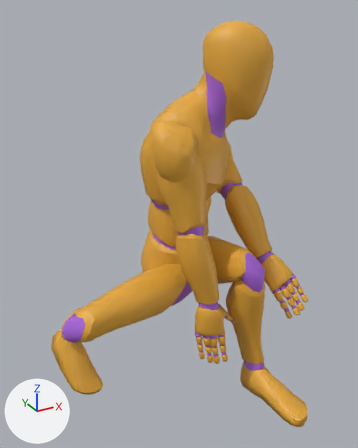
What one commit did to the glTF model assets/animations/otto_golpes.glb.
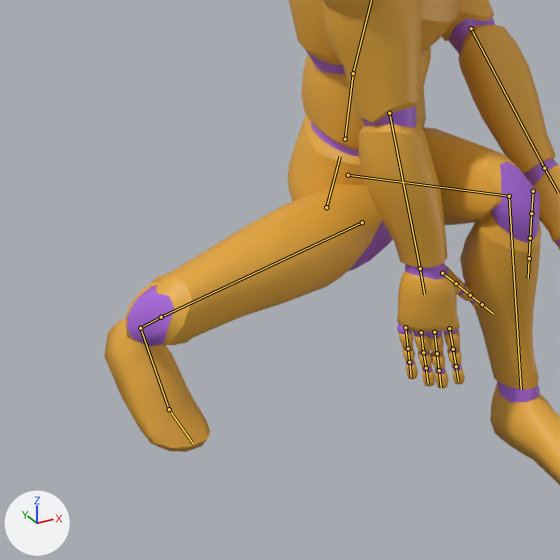
There are two pictures of each version: one whole from a camera (50 mm lens) standing at (-0.711, -1.387, 1.304) and looking at (0.01, -0.076, 0.648), one close up on the part from 0% to 77% of the width and 39% to 100% of the height. Arrows for +X, +Y and +Z are at lower left; the lights stay in place. The last two pictures show the newer version. Both versions are drawn at frame 2 of the action 'Otto_Rasteira'; the numbers are the values there. The bones that change, and the others that lie on the model, are drawn over the model as lines in the close-ups.

Names of what the first close-up shows: 'Mannequin'.
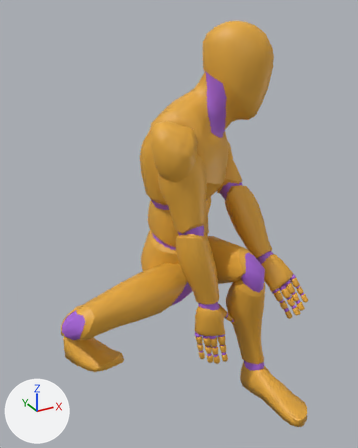
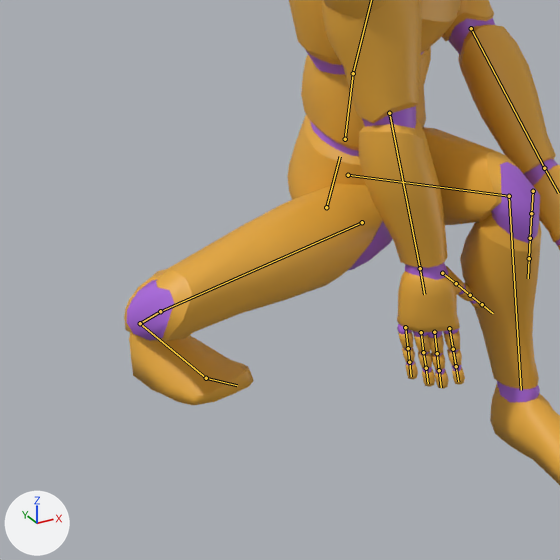
Commit message: Avental do Otto como peça própria; rasteira sem raspar o chão

Location of each change, [x1, y1, x2, y2] in pixels of the close-ups (560 x 560 px):
```json
{"object": "Mannequin", "change": "posed", "before": [104, 0, 560, 485], "after": [124, 0, 560, 485]}
{"bone": "thigh_r", "before": "(362, 222) to (161, 317)", "after": "(362, 222) to (160, 311)"}
{"bone": "calf_r", "before": "(161, 317) to (140, 328)", "after": "(160, 311) to (140, 323)"}
{"bone": "foot_r", "before": "(140, 328) to (169, 409)", "after": "(140, 323) to (206, 378)"}
```

Scene script edits in JSON lines:
```json
{"block": "bone_thigh_r", "where": "bone_thigh_r = bpy.data.objects['Armature'].pose.bones['thigh_r']  # child of 'pelvis'"}
{"op": "set", "path": "bone_thigh_r.rotation_quaternion", "old": "(0.477, 0.11, 0.532, 0.691)", "new": "(0.473, 0.113, 0.524, 0.7)", "note": "degrees (64, 21, 124) -> degrees (63, 20, 124)"}
{"block": "bone_calf_r", "where": "bone_calf_r = bpy.data.objects['Armature'].pose.bones['calf_r']  # child of 'thigh_r'"}
{"op": "set", "path": "bone_calf_r.rotation_quaternion", "old": "(0.626, 0.78, 0.0, 0.0)", "new": "(0.62, 0.785, 0.0, 0.0)", "note": "degrees (102, 0, 0) -> degrees (103, 0, 0)"}
{"block": "bone_foot_r", "where": "bone_foot_r = bpy.data.objects['Armature'].pose.bones['foot_r']  # child of 'calf_r'"}
{"op": "set", "path": "bone_foot_r.rotation_quaternion", "old": "(0.635, -0.193, -0.439, -0.606)", "new": "(0.467, -0.462, -0.107, -0.746)", "note": "degrees (28, -52, -101) -> degrees (-26, -52, -103)"}
```
